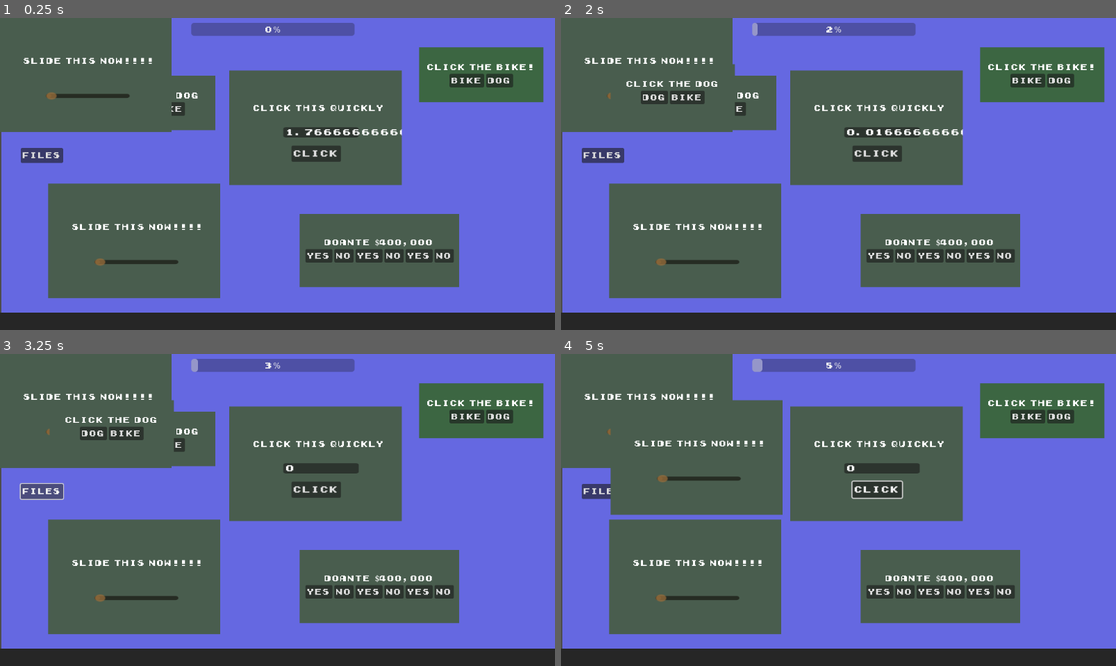
Above: before the commit, frames 1-4 (two rows, left to right).
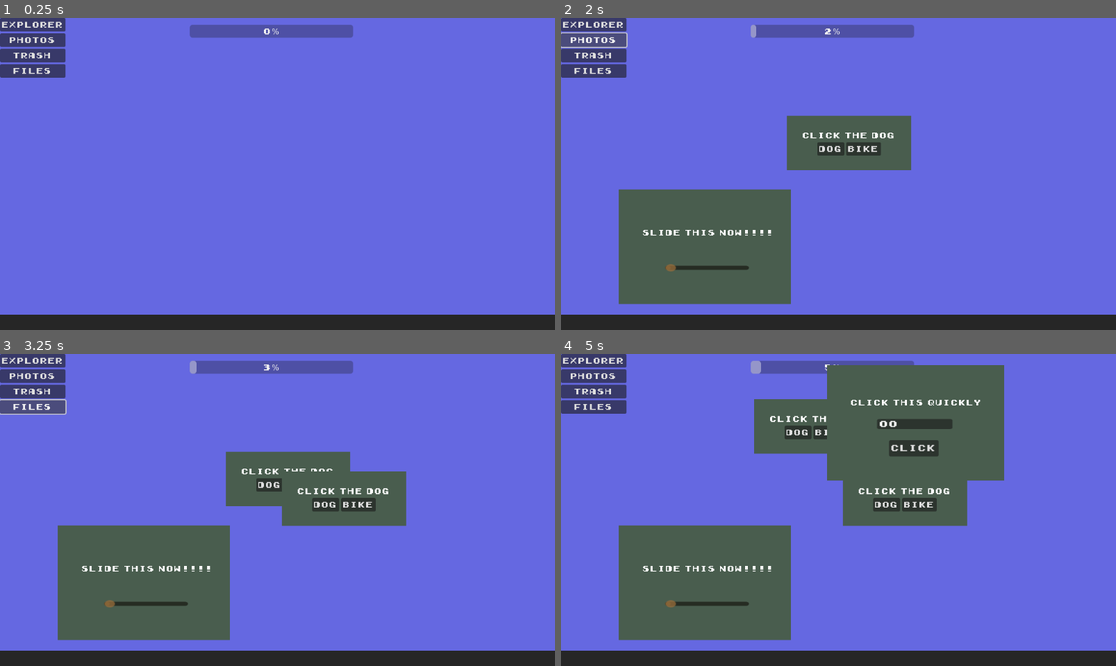
Above: after the commit, the same moments.

Repository: AppGameBoy/JameGam-PeskyPopUps
Game: Godot game, scene res://computer_screen.tscn
Two runs of this game, one before a commit and one after it. Both use one fixed random seed, a clock stepped at 60 frames per second and the inputs below.
Inputs:
- Up to frame 1 (0.25 s): no input
- Up to frame 2 (2 s): click "Explorer" at 0.5 s; click "Photos" at 1.25 s
- Up to frame 3 (3.25 s): click "Trash" at 2 s; click "Files" at 2.75 s
- Up to frame 4 (5 s): click "CLICK" (after the commit: "Explorer") at 3.5 s; click "DOG" at 4.25 s

The runs differ from the first frame. In frame 1, 48% of the frame differs, in the area x 0-100%, y 0-96%; in frame 2, 37%; in frame 3, 36%; in frame 4, 43%.

Commit message:
did some shit

Diff:
--- /dev/null
+++ b/JameGam.manifest.json
@@ -0,0 +1 @@
+{"background_color":"#000000","display":"standalone","icons":[{"sizes":"144x144","src":"JameGam.144x144.png","type":"image/png"},{"sizes":"180x180","src":"JameGam.180x180.png","type":"image/png"},{"sizes":"512x512","src":"JameGam.512x512.png","type":"image/png"}],"name":"JameGam","orientation":"any","start_url":"./JameGam.html"}
--- a/computer_screen.gd
+++ b/computer_screen.gd
@@ -8,8 +8,9 @@
 var donate 		= preload("res://popupMultiClick.tscn")
 var popup 		= preload("res://popup.tscn")
 
-
-
+var pops
+var pop
+var object
 # Called when the node enters the scene tree for the first time.
 func _ready():
 	#$Captcha.show()
@@ -20,12 +21,14 @@
 func _process(delta):
 
 
+
 	pass
 
 
 func _on_timer_timeout():
 	#$Popup.queue_free()
 	$ProgressBar.value+=1
+
 	pass # Replace with function body.
 
 
@@ -33,10 +36,10 @@
 
 func _on_timer_2_timeout():
 	randomize()
-	var pops = [captchaDog,captchaBike,slider,donate,popup]
+	pops = [captchaDog,captchaBike,slider,donate,popup]
 	#var pop = pops[randi() % pops.size()]
-	var pop = pops.pick_random()
-	var object = pop.instantiate()
-	object.position = Vector2(100,100)
+	pop = pops.pick_random()
+	object = pop.instantiate()
+	object.position = Vector2(randi_range(0,600),randi_range(0,400))
 	add_child(object)
 	pass # Replace with function body.
--- a/computer_screen.tscn
+++ b/computer_screen.tscn
@@ -1,128 +1,78 @@
-[gd_scene load_steps=9 format=3 uid="uid://cju154r0w0efl"]
+[gd_scene load_steps=3 format=3 uid="uid://cju154r0w0efl"]
 
 [ext_resource type="Theme" uid="uid://bfh8a6pg8as8h" path="res://PIXELFONTTHEME.tres" id="1_684xs"]
-[ext_resource type="PackedScene" uid="uid://cokk8aavxxh51" path="res://popup.tscn" id="1_lpsqk"]
 [ext_resource type="Script" path="res://computer_screen.gd" id="1_x7y7c"]
-[ext_resource type="Script" path="res://popup.gd" id="3_l58o0"]
-[ext_resource type="PackedScene" uid="uid://o274d6jo0gqe" path="res://popupSlider.tscn" id="3_q5wau"]
-[ext_resource type="PackedScene" uid="uid://dq1j4kyhforbr" path="res://popupMultiClick.tscn" id="4_53tnl"]
-[ext_resource type="PackedScene" uid="uid://bq1ixml73qtar" path="res://CaptchaDog.tscn" id="7_66g1i"]
-[ext_resource type="PackedScene" uid="uid://bhxf8g1i5anm1" path="res://CaptchaBike.tscn" id="8_cbnsn"]
 
 [node name="ComputerScreen" type="Control"]
+layout_direction = 1
 layout_mode = 3
 anchors_preset = 15
 anchor_right = 1.0
 anchor_bottom = 1.0
-offset_left = 3.0
-offset_top = -4.0
-offset_right = 3.0
-offset_bottom = -4.0
+offset_right = 9.0
+offset_bottom = 2.0
 grow_horizontal = 2
 grow_vertical = 2
+size_flags_horizontal = 6
 theme = ExtResource("1_684xs")
 script = ExtResource("1_x7y7c")
 
 [node name="ColorRect" type="ColorRect" parent="."]
-layout_mode = 0
-offset_right = 1153.0
-offset_bottom = 646.0
+layout_mode = 1
+anchors_preset = 15
+anchor_right = 1.0
+anchor_bottom = 1.0
+offset_right = -2.0
+offset_bottom = 6.0
+grow_horizontal = 2
+grow_vertical = 2
 color = Color(0.396078, 0.407843, 0.882353, 1)
-
-[node name="Button" type="Button" parent="."]
-layout_mode = 0
-offset_left = 38.0
-offset_top = 59.0
-offset_right = 110.0
-offset_bottom = 90.0
-text = "Explorer
-"
-
-[node name="Button2" type="Button" parent="."]
-layout_mode = 0
-offset_left = 38.0
-offset_top = 138.0
-offset_right = 110.0
-offset_bottom = 169.0
-text = "Photos
-"
-
-[node name="Button3" type="Button" parent="."]
-layout_mode = 0
-offset_left = 38.0
-offset_top = 206.0
-offset_right = 110.0
-offset_bottom = 237.0
-text = "Trash"
-
-[node name="Button4" type="Button" parent="."]
-layout_mode = 0
-offset_left = 40.0
-offset_top = 274.0
-offset_right = 112.0
-offset_bottom = 305.0
-text = "Files
-"
-
-[node name="Popup" parent="." instance=ExtResource("1_lpsqk")]
-offset_left = 473.0
-offset_top = 113.0
-offset_right = 831.0
-offset_bottom = 351.0
-script = ExtResource("3_l58o0")
-metadata/_edit_horizontal_guides_ = [240.0, 120.0, 1.0]
-metadata/_edit_vertical_guides_ = [0.0, 368.0, 184.0]
 
 [node name="Timer" type="Timer" parent="."]
 autostart = true
 
-[node name="PopupSlider" parent="." instance=ExtResource("3_q5wau")]
-offset_left = 97.0
-offset_top = 348.0
-offset_right = 455.0
-offset_bottom = 586.0
-
 [node name="ColorRect2" type="ColorRect" parent="."]
-layout_mode = 0
 offset_left = -10.0
 offset_top = 616.0
 offset_right = 1164.0
 offset_bottom = 654.0
 color = Color(0.14902, 0.14902, 0.14902, 1)
 
-[node name="CaptchaDog" parent="." instance=ExtResource("7_66g1i")]
-offset_left = 186.0
-offset_top = 124.0
-offset_right = 444.0
-offset_bottom = 237.0
-
-[node name="CaptchaBike" parent="." instance=ExtResource("8_cbnsn")]
-offset_left = 867.0
-offset_top = 65.0
-offset_right = 1126.0
-offset_bottom = 181.0
-
 [node name="ProgressBar" type="ProgressBar" parent="."]
-layout_mode = 0
 offset_left = 394.0
 offset_top = 14.0
 offset_right = 733.0
 offset_bottom = 41.0
 
-[node name="PopupSlider2" parent="." instance=ExtResource("3_q5wau")]
-offset_left = -4.0
-offset_top = 3.0
-offset_right = 354.0
-offset_bottom = 241.0
-
-[node name="PopupMultiClick" parent="." instance=ExtResource("4_53tnl")]
-offset_left = 619.0
-offset_top = 411.0
-offset_right = 950.0
-offset_bottom = 563.0
-
 [node name="Timer2" type="Timer" parent="."]
 autostart = true
 
+[node name="HBoxContainer" type="HBoxContainer" parent="."]
+layout_mode = 0
+offset_right = 138.0
+offset_bottom = 124.0
+
+[node name="VBoxContainer" type="VBoxContainer" parent="HBoxContainer"]
+layout_mode = 2
+
+[node name="Button" type="Button" parent="HBoxContainer/VBoxContainer"]
+layout_mode = 2
+text = "Explorer
+"
+
+[node name="Button2" type="Button" parent="HBoxContainer/VBoxContainer"]
+layout_mode = 2
+text = "Photos
+"
+
+[node name="Button3" type="Button" parent="HBoxContainer/VBoxContainer"]
+layout_mode = 2
+text = "Trash"
+
+[node name="Button4" type="Button" parent="HBoxContainer/VBoxContainer"]
+layout_mode = 2
+text = "Files
+"
+
 [connection signal="timeout" from="Timer" to="." method="_on_timer_timeout"]
 [connection signal="timeout" from="Timer2" to="." method="_on_timer_2_timeout"]
Binary file added: JameGam.144x144.png
Not shown, added: JameGam.144x144.png.import
Binary file added: JameGam.180x180.png
Not shown, added: JameGam.180x180.png.import
Binary file added: JameGam.512x512.png
Not shown, added: JameGam.512x512.png.import
Binary file added: JameGam.apple-touch-icon.png
Not shown, added: JameGam.apple-touch-icon.png.import
Binary file added: JameGam.icon.png
Not shown, added: JameGam.icon.png.import
Binary file added: JameGam.png
Not shown, added: JameGam.png.import
(and 10 more such lines)
